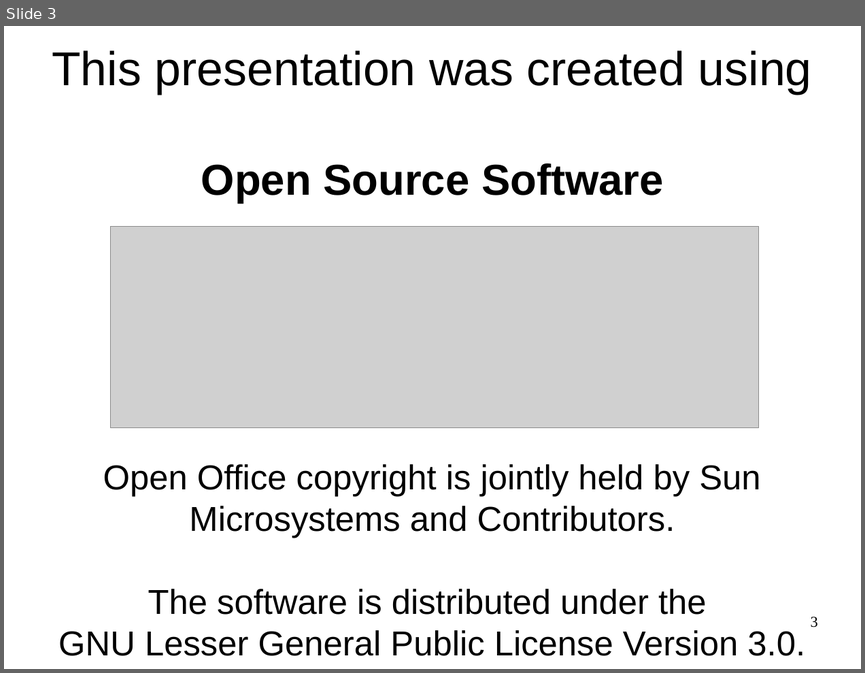
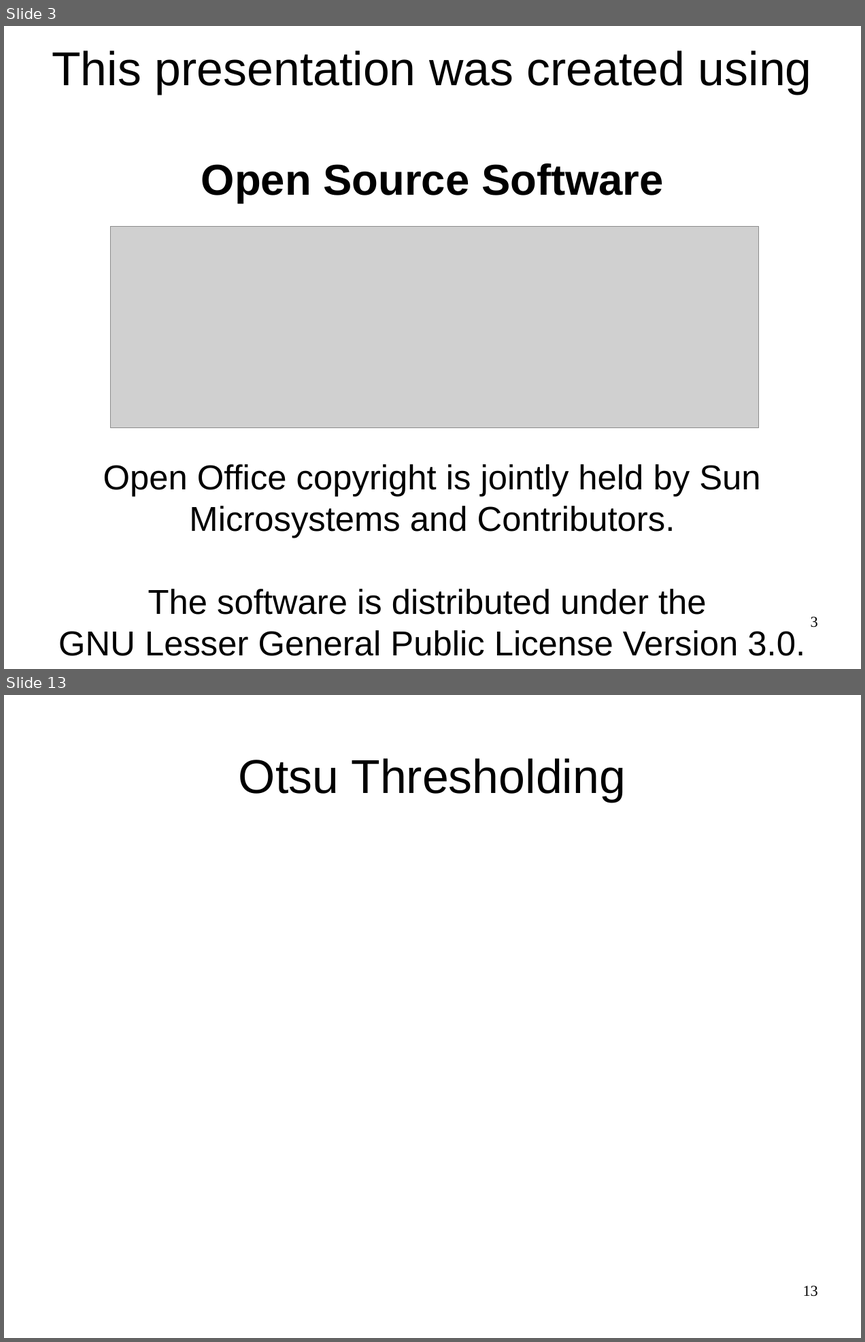
Before and after one commit to luisibanez/MicroscopyTutorial, a slide deck: Documents/MicroscopyImageAnalysis-HandsOnExercises.odp. Shown one above the other, each under a label of ours: slide 3 before the commit, slides 3 and 13 after it; the slides between them are not shown. The pictures are 865x673 and 865x1342 pixels, drawn with LibreOffice and Linux fonts; fonts in the diff are those of the drawing; grey boxes stand for pictures. Boxes give left, top, right and bottom in pixels: in the first picture for what was removed or moved away, otherwise in the second. Text is boxed around its words. In the diff, an @@ line names an element or a change of style, - is before the commit and + after.

```diff
--- a/Documents/MicroscopyImageAnalysis-HandsOnExercises.odp
+++ b/Documents/MicroscopyImageAnalysis-HandsOnExercises.odp
@@ slide 13 added at (x1=4, y1=695, x2=861, y2=1338), background #FFFFFF @@
@@ title added at (x1=239, y1=758, x2=626, y2=802), 44 pt, text #000000 @@
+Otsu Thresholding
@@ page number added at (x1=803, y1=1285, x2=818, y2=1296), 14 pt, text #000000 @@
+13
```
Also in this commit, not shown: 28 other slides added.
